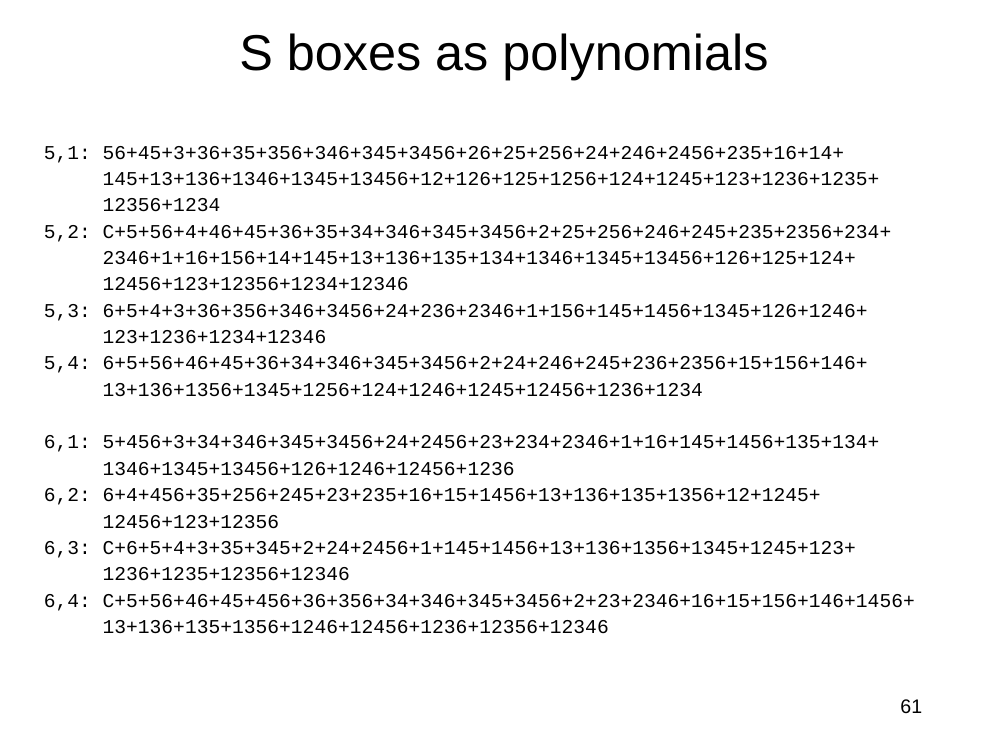
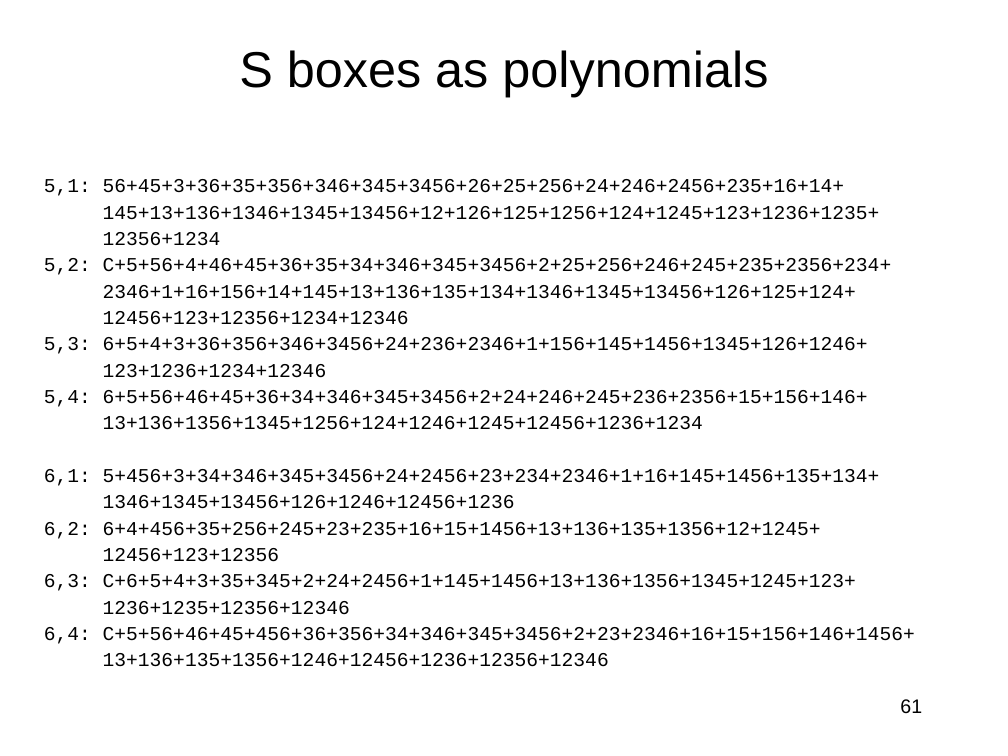
Before and after one commit to jlmucb/class_notes, a slide deck: slide 61 of BerkeleyClass/CS290Spring2013/Lectures/Cryptoclass4.pptx. Drawn at 1008x756 pixels with LibreOffice and Linux fonts; fonts in the diff are those of the drawing. Boxes give left, top, right and bottom in pixels: in the first picture for what was removed or moved away, otherwise in the second. Text is boxed around its words. In the diff, an @@ line names an element or a change of style, - is before the commit and + after.

```diff
--- a/BerkeleyClass/CS290Spring2013/Lectures/Cryptoclass4.pptx
+++ b/BerkeleyClass/CS290Spring2013/Lectures/Cryptoclass4.pptx
@@ title "S boxes as polynomials": place and size @@
-title "S boxes as polynomials" at [239,33,768,80]
+title "S boxes as polynomials" at [239,50,768,97]
@@ text "5,1: 56+45+3+36+35+356+346+345+3456+26+25+256+24+246+2456+23 ...": place and size @@
-text "5,1: 56+45+3+36+35+356+346+345+3456+26+25+256+24+246+2456+23 ..." at [44,146,915,634]
+text "5,1: 56+45+3+36+35+356+346+345+3456+26+25+256+24+246+2456+23 ..." at [44,179,915,667]
```
Also in this commit, not shown: 59 other slides changed, 2 other files.
